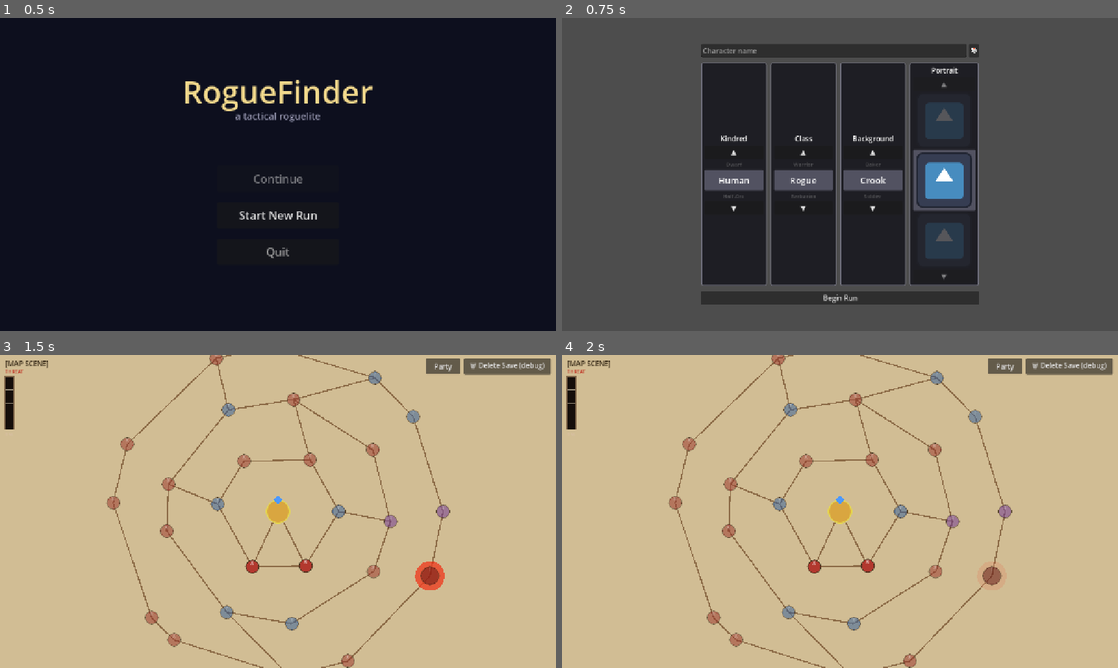
Above: before the commit, frames 1-4 (two rows, left to right).
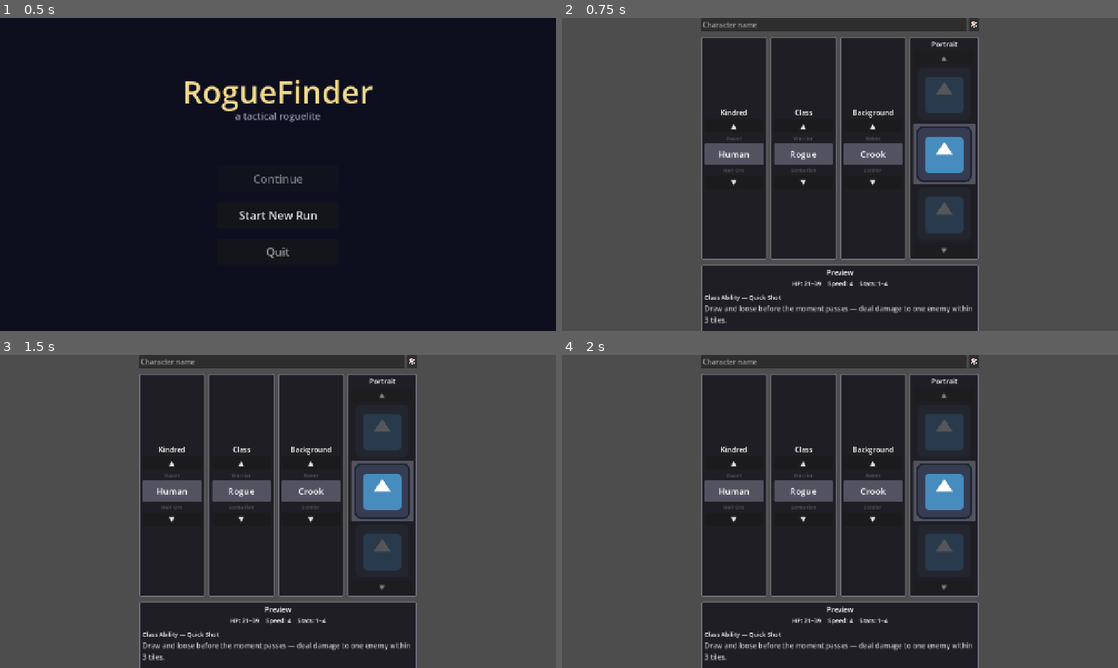
Above: after the commit, the same moments.

Repository: caleb-the-dev/RogueFinder
Game: Godot game, scene res://main.tscn
Two runs of this game, one before a commit and one after it. Both use one fixed random seed, a clock stepped at 60 frames per second and the inputs below. The engine's default icon, where the game draws it, is replaced by a stand-in: a white triangle on a blue panel in a dark square.
Inputs (mouse positions are in pixels of both pictures, inside the frame that each line leads up to):
- Up to frame 1 (0.5 s): no input
- Up to frame 2 (0.75 s): click "Start New Run" at 0.5 s
- Up to frame 3 (1.5 s): click (278, 633) at 1.25 s, where only the run before the commit has a clickable "Begin Run"
- Up to frame 4 (2 s): no input

Frame 1 is identical in both runs. In frame 2, 19% of the frame differs, in the area x 25-75%, y 0-100%; in frame 3, 99%, in the area x 0-100%, y 0-100%; in frame 4, 99%.

Commit message:
feat(creation): B4 — live preview panel on character creation
Read-only PanelContainer rendered below the dial row showing:
- HP range (10 + kindred_hp_bonus + [6..24])
- Speed (1 + kindred_speed_bonus)
- Stats (flat "1–4")
- Class ability name + description
- Background ability name + description
- Kindred feat name

Updates live on every dial spin. _calc_preview() upgraded from {}
stub to a dict-returning function that also pushes values into
eight instance-var Label refs. New helpers _build_preview_panel()
and _make_stat_label() kept inline. AbilityLibrary added as a
dependency. No new tests — pure derived display; existing 43
headless tests green.

Co-Authored-By: Claude Opus 4.7 <noreply@anthropic.com>

Diff:
--- a/rogue-finder/scripts/ui/CharacterCreationManager.gd
+++ b/rogue-finder/scripts/ui/CharacterCreationManager.gd
@@ -19,6 +19,16 @@
 var _kindred_idx: int = 0
 var _class_idx:   int = 0
 var _bg_idx:      int = 0
+
+# Preview panel label refs — populated in _build_preview_panel(), pushed by _calc_preview().
+var _preview_hp_lbl:        Label = null
+var _preview_speed_lbl:     Label = null
+var _preview_stats_lbl:     Label = null
+var _preview_class_name:    Label = null
+var _preview_class_desc:    Label = null
+var _preview_bg_name:       Label = null
+var _preview_bg_desc:       Label = null
+var _preview_feat_lbl:      Label = null
 
 func _ready() -> void:
 	_load_data()
@@ -72,6 +82,9 @@
 	dials.add_child(_build_text_dial("Background", _bg_ids, _bg_display,
 		func(i: int): _bg_idx = i))
 	dials.add_child(_build_portrait_dial())
+
+	root.add_child(_build_preview_panel())
+	_calc_preview()
 
 	var confirm := Button.new()
 	confirm.text = "Begin Run"
@@ -238,6 +251,73 @@
 	style.content_margin_bottom = 6.0
 	panel.add_theme_stylebox_override("panel", style)
 
+func _build_preview_panel() -> PanelContainer:
+	var panel := PanelContainer.new()
+	_apply_drum_style(panel)
+	panel.size_flags_horizontal = Control.SIZE_EXPAND_FILL
+
+	var col := VBoxContainer.new()
+	col.add_theme_constant_override("separation", 4)
+	panel.add_child(col)
+
+	var header_lbl := Label.new()
+	header_lbl.text = "Preview"
+	header_lbl.horizontal_alignment = HORIZONTAL_ALIGNMENT_CENTER
+	header_lbl.add_theme_font_size_override("font_size", 16)
+	col.add_child(header_lbl)
+
+	# Stat strip: HP range · Speed · Stats (1–4)
+	var stats_row := HBoxContainer.new()
+	stats_row.add_theme_constant_override("separation", 16)
+	stats_row.alignment = BoxContainer.ALIGNMENT_CENTER
+	col.add_child(stats_row)
+
+	_preview_hp_lbl    = _make_stat_label("HP: —")
+	_preview_speed_lbl = _make_stat_label("Speed: —")
+	_preview_stats_lbl = _make_stat_label("Stats: 1–4")
+	stats_row.add_child(_preview_hp_lbl)
+	stats_row.add_child(_preview_speed_lbl)
+	stats_row.add_child(_preview_stats_lbl)
+
+	col.add_child(HSeparator.new())
+
+	# Class ability name + description
+	_preview_class_name = Label.new()
+	_preview_class_name.add_theme_font_size_override("font_size", 14)
+	col.add_child(_preview_class_name)
+
+	_preview_class_desc = Label.new()
+	_preview_class_desc.autowrap_mode = TextServer.AUTOWRAP_WORD_SMART
+	_preview_class_desc.modulate = Color(1.0, 1.0, 1.0, 0.75)
+	col.add_child(_preview_class_desc)
+
+	col.add_child(HSeparator.new())
+
+	# Background ability name + description
+	_preview_bg_name = Label.new()
+	_preview_bg_name.add_theme_font_size_override("font_size", 14)
+	col.add_child(_preview_bg_name)
+
+	_preview_bg_desc = Label.new()
+	_preview_bg_desc.autowrap_mode = TextServer.AUTOWRAP_WORD_SMART
+	_preview_bg_desc.modulate = Color(1.0, 1.0, 1.0, 0.75)
+	col.add_child(_preview_bg_desc)
+
+	col.add_child(HSeparator.new())
+
+	# Kindred feat name (no description per B4 spec)
+	_preview_feat_lbl = Label.new()
+	_preview_feat_lbl.add_theme_font_size_override("font_size", 14)
+	col.add_child(_preview_feat_lbl)
+
+	return panel
+
+func _make_stat_label(text: String) -> Label:
+	var lbl := Label.new()
+	lbl.text = text
+	lbl.add_theme_font_size_override("font_size", 14)
+	return lbl
+
 func _on_pick_changed() -> void:
 	_calc_preview()
 
@@ -258,8 +338,50 @@
 	GameState.party.append(pc)
 	get_tree().change_scene_to_file(MAP_SCENE_PATH)
 
+## Computes the live preview values for the current dial selections and pushes
+## them into the preview panel labels. Returns the same data as a Dictionary so
+## a future CharacterCreationPreview component can consume it without a live UI.
 func _calc_preview() -> Dictionary:
-	return {}
+	var kindred_id: String = _kindred_ids[_kindred_idx] if not _kindred_ids.is_empty() else ""
+	var class_id: String   = _class_ids[_class_idx]     if not _class_ids.is_empty()   else ""
+	var bg_id: String      = _bg_ids[_bg_idx]           if not _bg_ids.is_empty()      else ""
+
+	var hp_bonus: int    = KindredLibrary.get_hp_bonus(kindred_id)
+	var speed_bonus: int = KindredLibrary.get_speed_bonus(kindred_id)
+	# VIT rolls 1–4 at creation; hp_max = 10 + kindred_hp_bonus + VIT × 6 (see CombatantData).
+	var hp_min: int = 10 + hp_bonus + 1 * 6
+	var hp_max: int = 10 + hp_bonus + 4 * 6
+	var speed: int  = 1 + speed_bonus
+
+	var class_ab_id: String = ClassLibrary.get_class_data(class_id).starting_ability_id
+	var bg_ab_id: String    = BackgroundLibrary.get_background(bg_id).starting_ability_id
+	var class_ab := AbilityLibrary.get_ability(class_ab_id)
+	var bg_ab    := AbilityLibrary.get_ability(bg_ab_id)
+	var feat_name: String = KindredLibrary.get_feat_name(kindred_id)
+
+	var data := {
+		"hp_min": hp_min,
+		"hp_max": hp_max,
+		"speed": speed,
+		"stats_range": "1–4",
+		"class_ability_name": class_ab.ability_name,
+		"class_ability_desc": class_ab.description,
+		"bg_ability_name":    bg_ab.ability_name,
+		"bg_ability_desc":    bg_ab.description,
+		"feat_name":          feat_name,
+	}
+
+	if _preview_hp_lbl != null:
+		_preview_hp_lbl.text    = "HP: %d–%d" % [hp_min, hp_max]
+		_preview_speed_lbl.text = "Speed: %d" % speed
+		_preview_stats_lbl.text = "Stats: 1–4"
+		_preview_class_name.text = "Class Ability — %s" % class_ab.ability_name
+		_preview_class_desc.text = class_ab.description
+		_preview_bg_name.text    = "Background Ability — %s" % bg_ab.ability_name
+		_preview_bg_desc.text    = bg_ab.description
+		_preview_feat_lbl.text   = "Kindred Feat — %s" % feat_name
+
+	return data
 
 ## Builds a CombatantData for the PC from the given picks.
 ## Static so unit tests can call it without a live scene.
Not shown, changed: claude.md
Not shown, changed: docs/map_directories/hud_system.md
Not shown, changed: docs/map_directories/map.md
